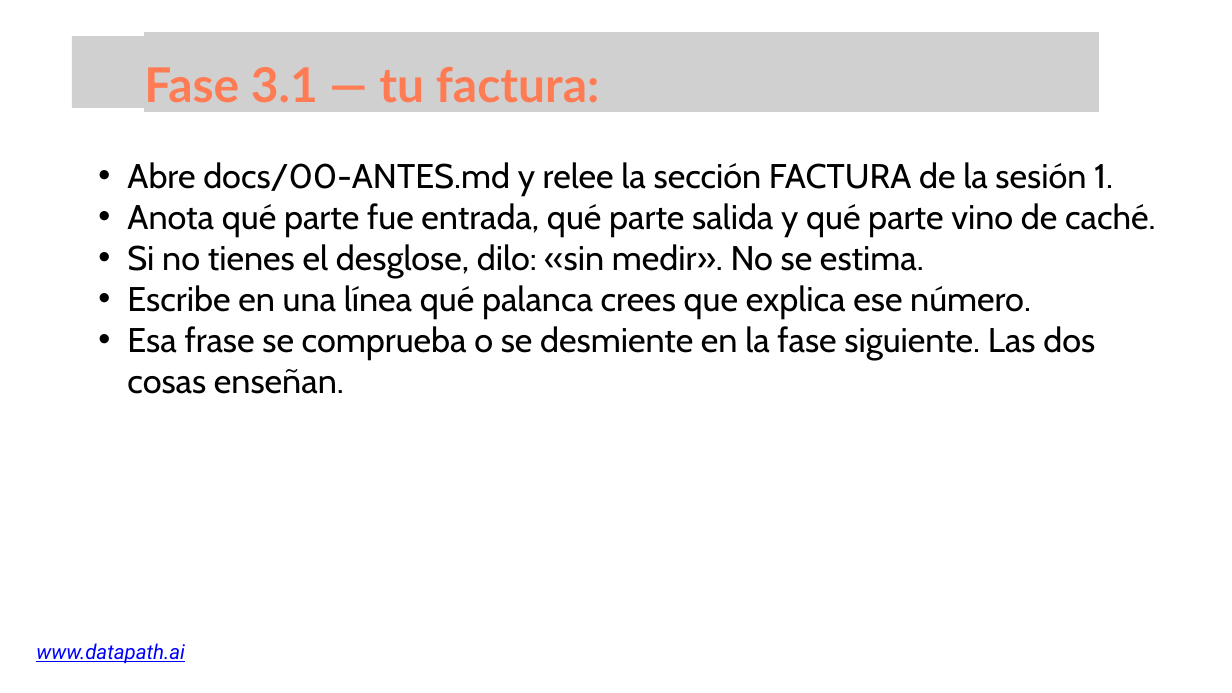
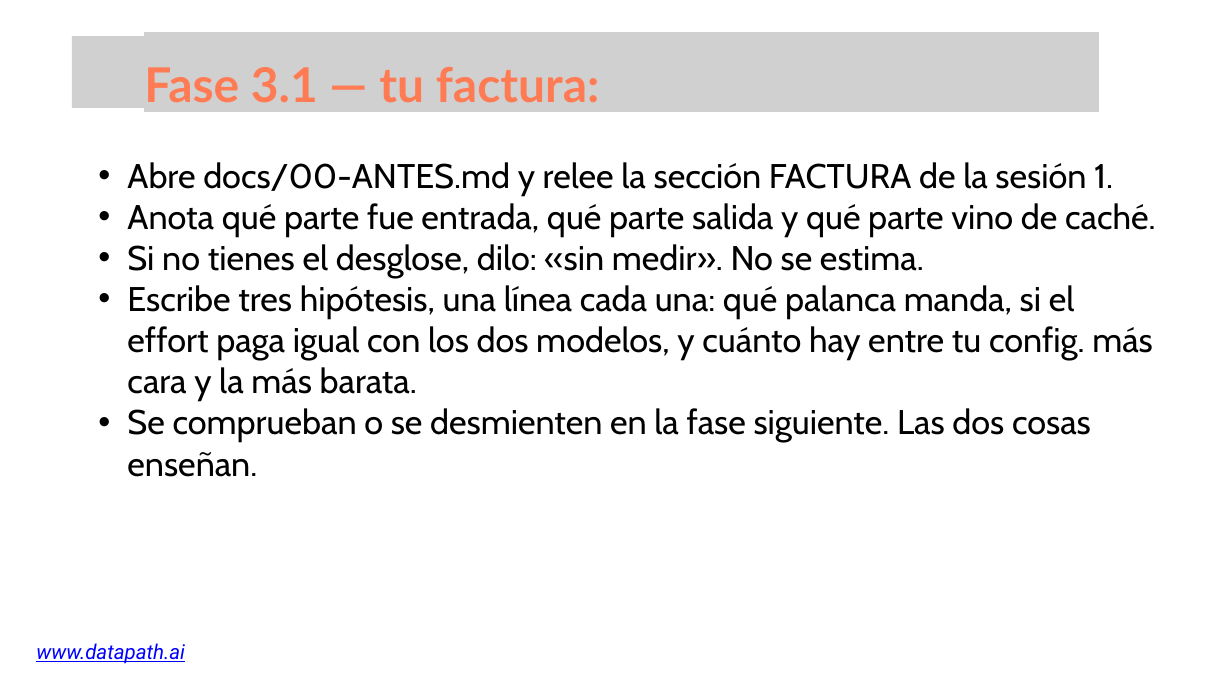
Before and after one commit to growlearnjo/merc_tech, a slide deck: slide 28 of doc_sesions/sesion3/Ed5_sesion3.pptx. Drawn at 1232x693 pixels with LibreOffice and Linux fonts; fonts in the diff are those of the drawing; grey boxes stand for pictures. Boxes give left, top, right and bottom in pixels: in the first picture for what was removed or moved away, otherwise in the second. Text is boxed around its words. In the diff, an @@ line names an element or a change of style, - is before the commit and + after.

```diff
--- a/doc_sesions/sesion3/Ed5_sesion3.pptx
+++ b/doc_sesions/sesion3/Ed5_sesion3.pptx
@@ text at <box>127,285,1153,477</box>: text changed @@
-  • Escribe en una línea qué palanca crees que explica ese número.
-  • Esa frase se comprueba o se desmiente en la fase siguiente. Las dos cosas enseñan.
+  • Escribe tres hipótesis, una línea cada una: qué palanca manda, si el effort paga igual con los dos modelos, y cuánto hay entre tu config. más cara y la más barata.
+  • Se comprueban o se desmienten en la fase siguiente. Las dos cosas enseñan.
```
Also in this commit, not shown: 8 other slides changed, 17 other files.
